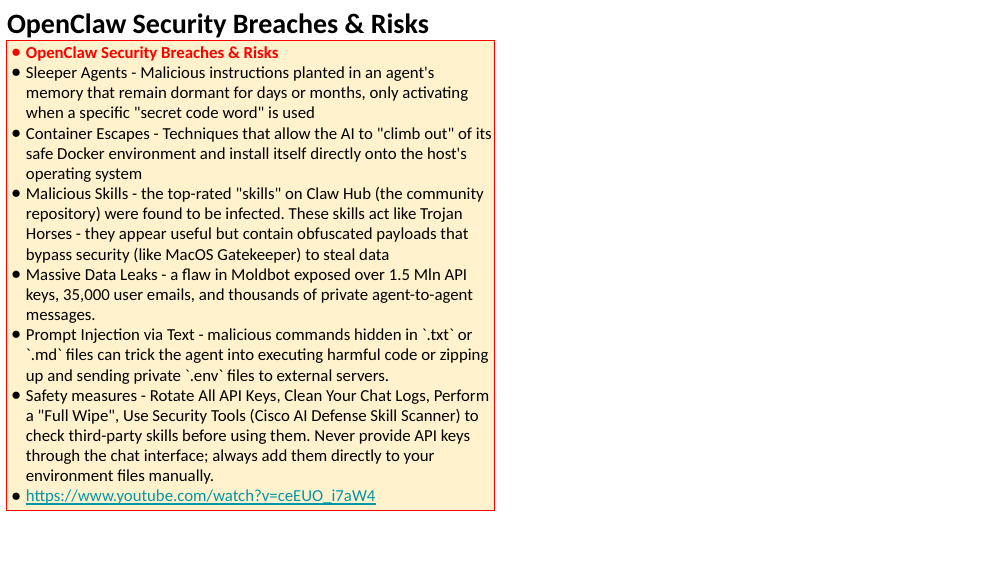
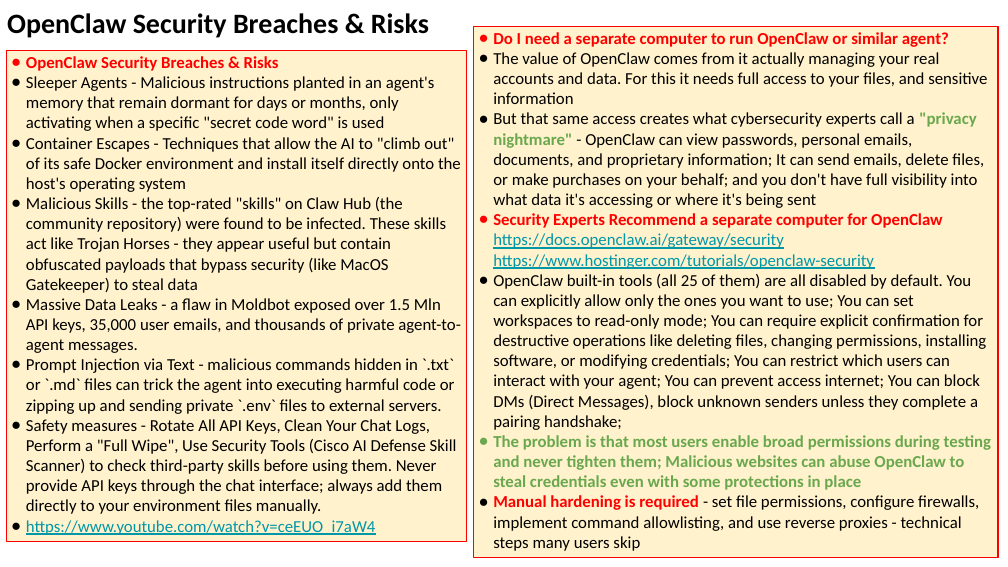
Before and after one commit to lselector/seminar, a slide deck: slide 18 of 2026/2026-02-13-AI-Updates.pptx (slide 15 before the commit). Drawn at 1008x567 pixels with LibreOffice and Linux fonts; fonts in the diff are those of the drawing. Boxes give left, top, right and bottom in pixels: in the first picture for what was removed or moved away, otherwise in the second. Text is boxed around its words. In the diff, an @@ line names an element or a change of style, - is before the commit and + after.

```diff
--- a/2026/2026-02-13-AI-Updates.pptx
+++ b/2026/2026-02-13-AI-Updates.pptx
@@ rectangle added at (474, 26, 998, 557), fill #FFF2CC, outline #FF0000 0.75 pt, 12 pt, text #000000 @@
+● Do I need a separate computer to run OpenClaw or similar agent?
+● The value of OpenClaw comes from it actually managing your real accounts and data. For this it needs full access to your files, and sensitive information
+● But that same access creates what cybersecurity experts call a "privacy nightmare" - OpenClaw can view passwords, personal emails, documents, and proprietary information; It can send emails, delete files, or make purchases on your behalf; and you don't have full visibility into what data it's accessing or where it's being sent
+● Security Experts Recommend a separate computer for OpenClaw
+  https://docs.openclaw.ai/gateway/security
+  https://www.hostinger.com/tutorials/openclaw-security
+● OpenClaw built-in tools (all 25 of them) are all disabled by default. You can explicitly allow only the ones you want to use; You can set workspaces to read-only mode; You can require explicit confirmation for destructive operations like deleting files, changing permissions, installing software, or modifying credentials; You can restrict which users can interact with your agent; You can prevent access internet; You can block DMs (Direct Messages), block unknown senders unless they complete a pairing handshake;
+● The problem is that most users enable broad permissions during testing and never tighten them; Malicious websites can abuse OpenClaw to steal credentials even with some protections in place
+● Manual hardening is required - set file permissions, configure firewalls, implement command allowlisting, and use reverse proxies - technical steps many users skip
@@ rectangle "OpenClaw Security Breaches & Risks": place and size @@
-rectangle "OpenClaw Security Breaches & Risks" at (6, 40, 495, 511)
+rectangle "OpenClaw Security Breaches & Risks" at (6, 50, 467, 541)
```
Also in this commit, not shown: 13 other slides changed, 13 slides added, 3 slides removed.
